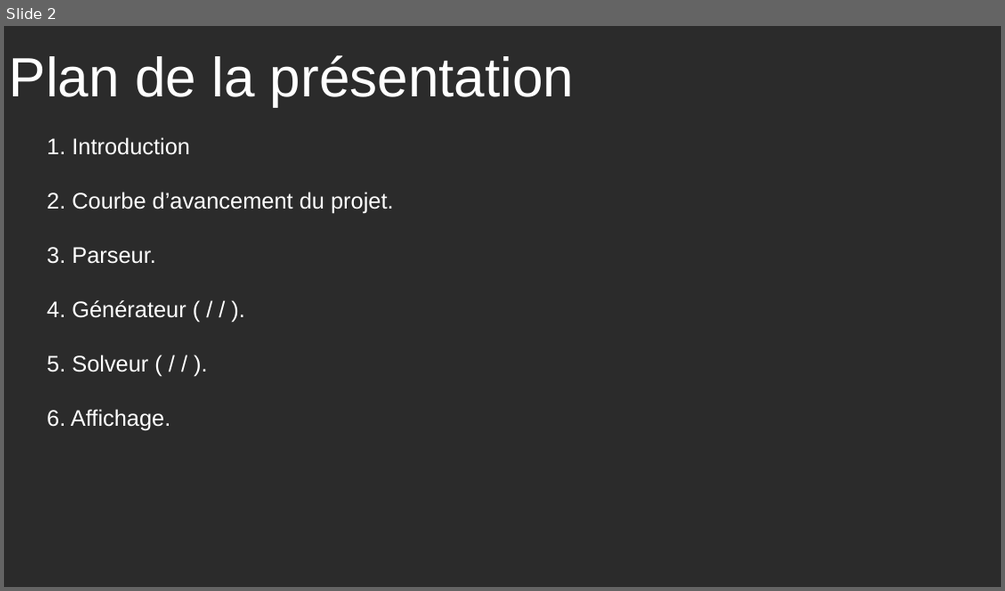
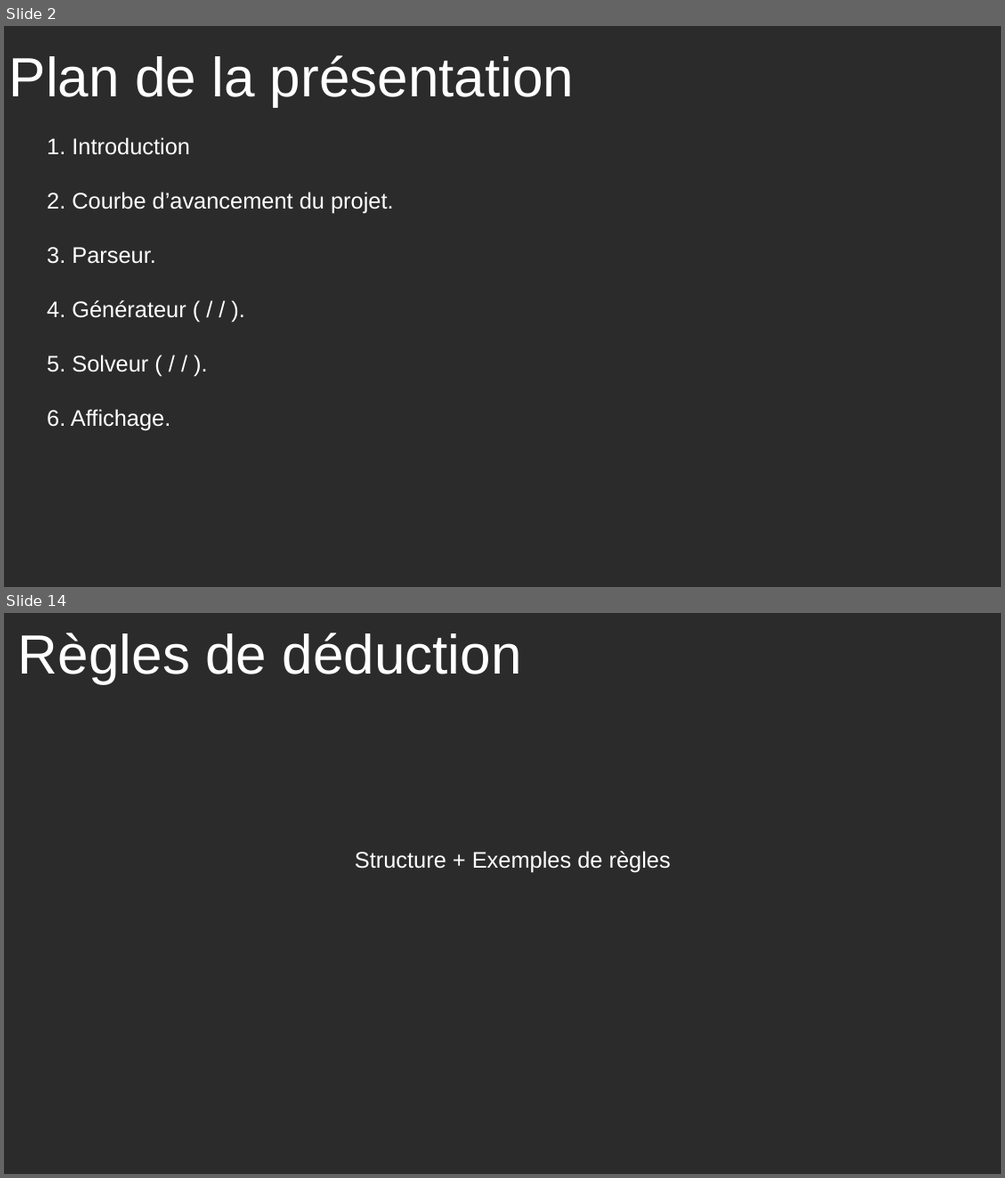
Before and after one commit to Aquaj/slitherlink-solver, a slide deck: slitherlink/doc/Presentation.odp. Shown one above the other, each under a label of ours: slide 2 before the commit, slides 2 and 14 after it; the slides between them are not shown. The pictures are 1005x591 and 1005x1178 pixels, drawn with LibreOffice and Linux fonts; fonts in the diff are those of the drawing; background and template pictures are left out; a plain dark background stands for a picture behind light text. Boxes give left, top, right and bottom in pixels: in the first picture for what was removed or moved away, otherwise in the second. Text is boxed around its words. In the diff, an @@ line names an element or a change of style, - is before the commit and + after.

```diff
--- a/slitherlink/doc/Presentation.odp
+++ b/slitherlink/doc/Presentation.odp
@@ slide 14 added at box(4, 613, 1001, 1174), background picture (left out) @@
@@ title added at box(18, 633, 522, 684), 44 pt, text #FFFFFF @@
+Règles de déduction
@@ text added at box(355, 851, 671, 872), 18 pt, text #FFFFFF @@
+Structure + Exemples de règles
```
Also in this commit, not shown: 5 slides changed, 12 other slides added, 2 slides removed, 7 other files.
